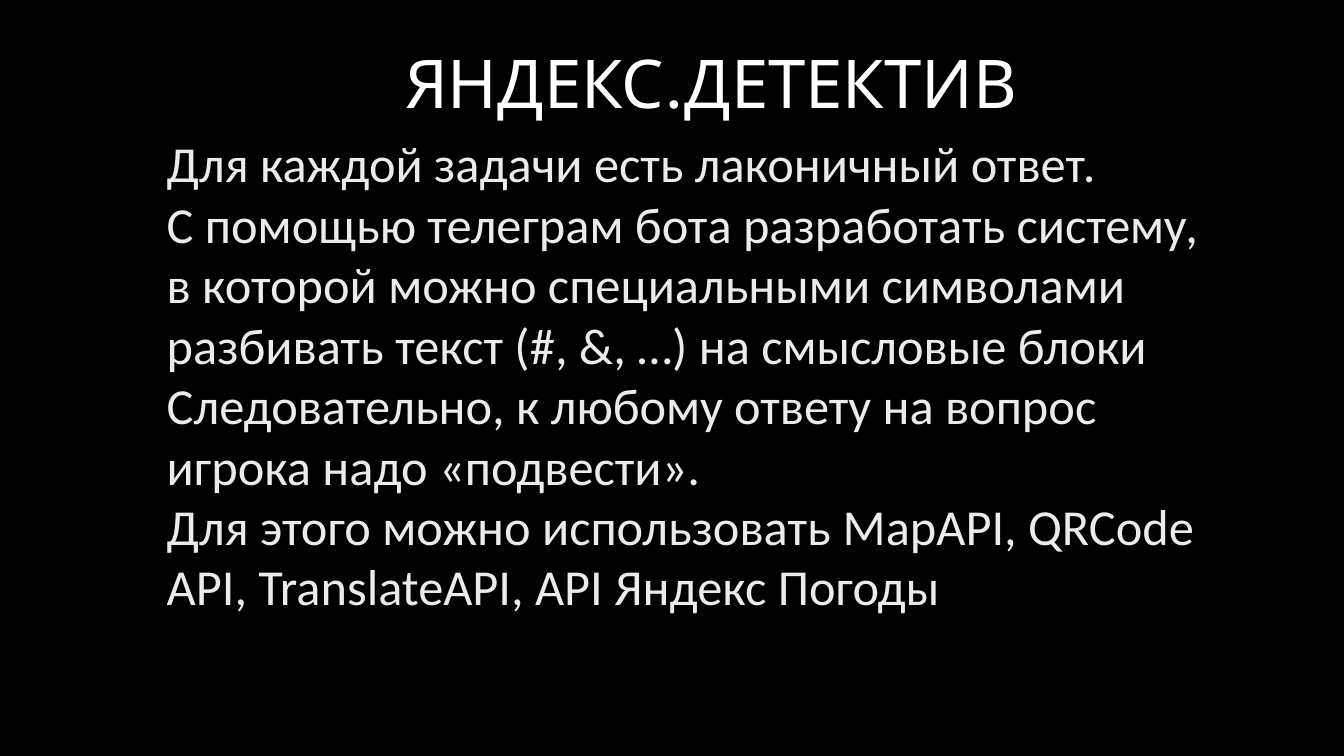
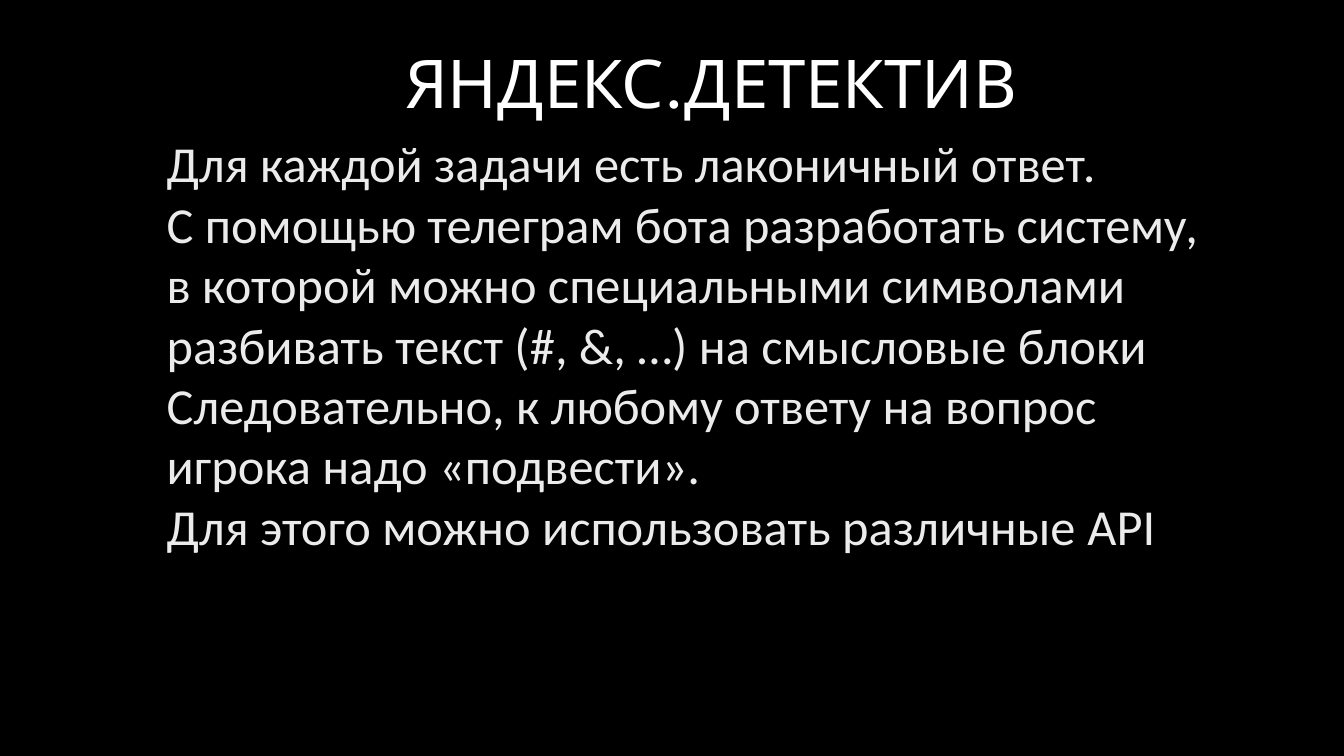
Before and after one commit to rubinho-m/detective_project, a slide deck: slide 5 of Детективы.pptx. Drawn at 1344x756 pixels with LibreOffice and Linux fonts; fonts in the diff are those of the drawing; background and template pictures are left out. Boxes give left, top, right and bottom in pixels: in the first picture for what was removed or moved away, otherwise in the second. Text is boxed around its words. In the diff, an @@ line names an element or a change of style, - is before the commit and + after.

```diff
--- a/Детективы.pptx
+++ b/Детективы.pptx
@@ text at (x1=167, y1=512, x2=1155, y2=553): text changed @@
-Для этого можно использовать MapAPI, QRCode API, TranslateAPI, API Яндекс Погоды
+Для этого можно использовать различные API
```
Also in this commit, not shown: 2 other files.
